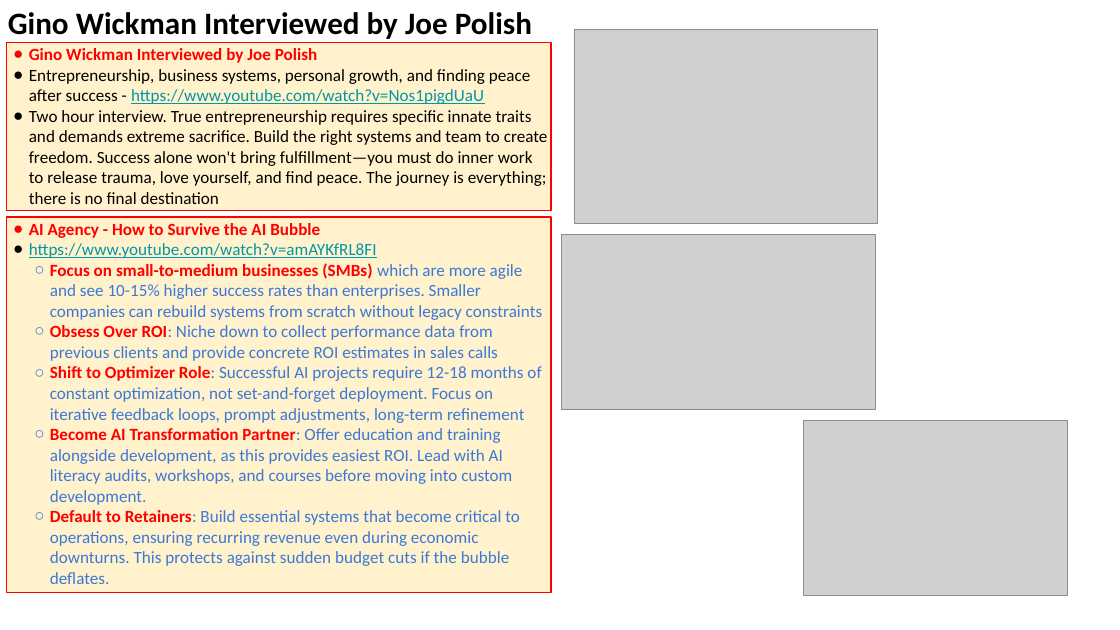
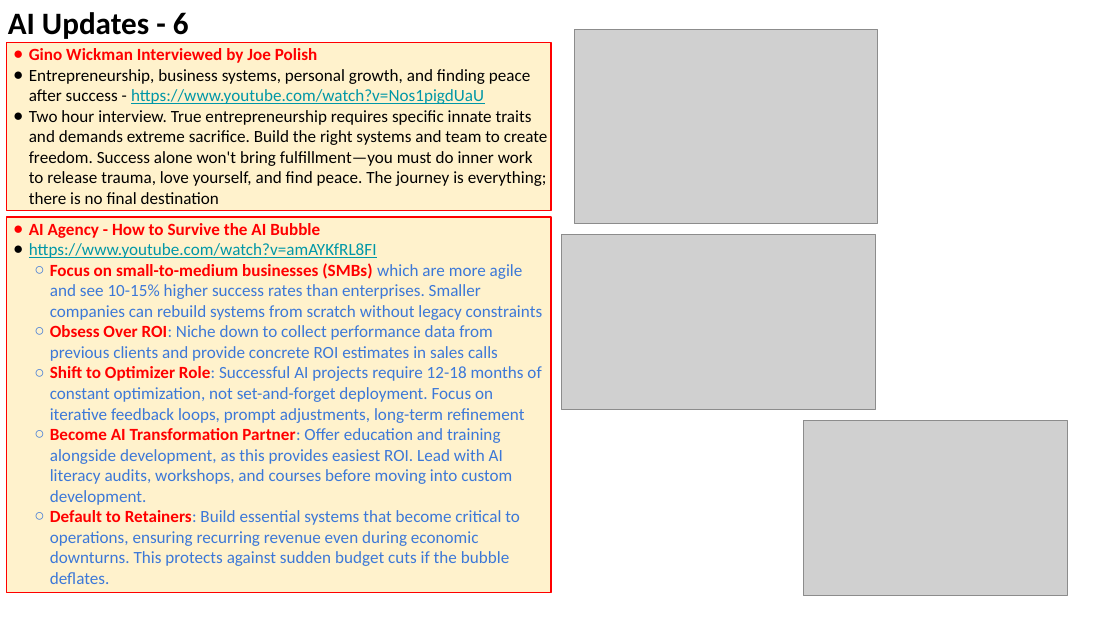
Before and after one commit to lselector/seminar, a slide deck: slide 19 of 2025/2025-11-21-AI-Updates.pptx (slide 17 before the commit). Drawn at 1120x630 pixels with LibreOffice and Linux fonts; fonts in the diff are those of the drawing; grey boxes stand for pictures. Boxes give left, top, right and bottom in pixels: in the first picture for what was removed or moved away, otherwise in the second. Text is boxed around its words. In the diff, an @@ line names an element or a change of style, - is before the commit and + after.

```diff
--- a/2025/2025-11-21-AI-Updates.pptx
+++ b/2025/2025-11-21-AI-Updates.pptx
@@ text at <box>8,12,189,39</box>: text changed @@
-Gino Wickman Interviewed by Joe Polish
+AI Updates - 6
```
Also in this commit, not shown: 8 other slides changed, 3 slides added, 1 slide removed.
